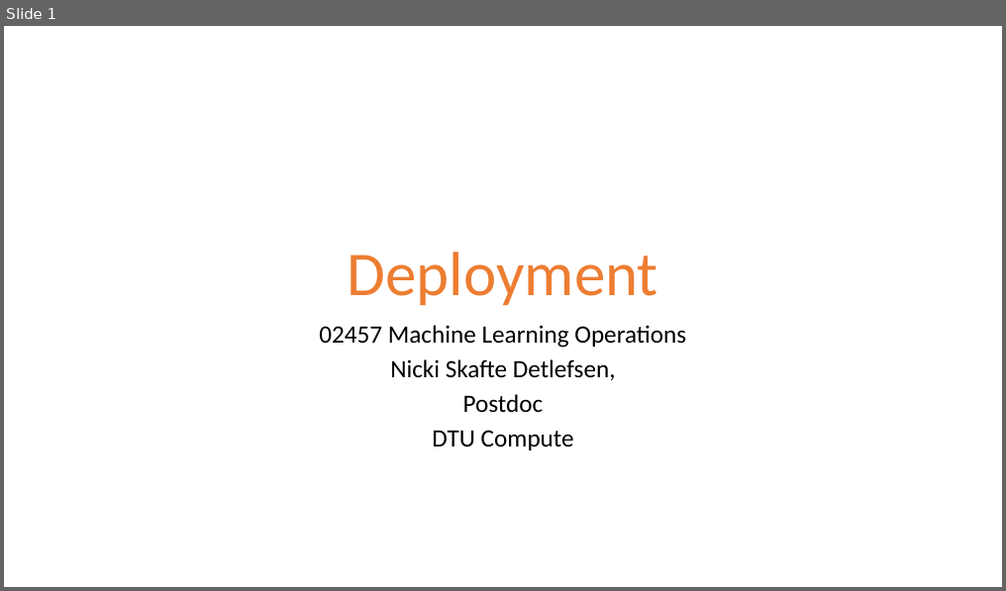
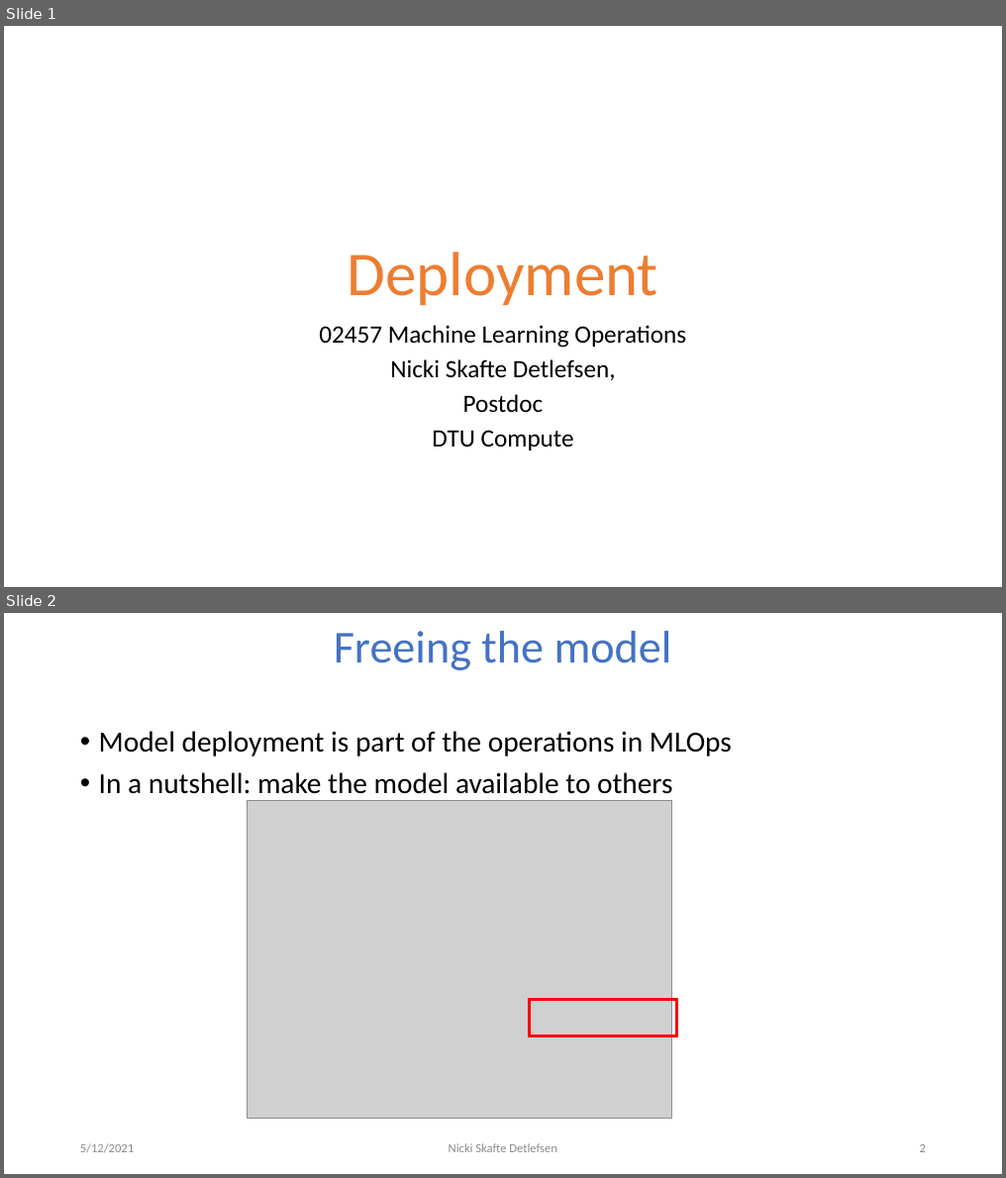
Before and after one commit to DeepEasterbunny/dtu_mlops, a slide deck: 10_deployment/deployment.pptx. Shown one above the other, each under a label of ours: slide 1 before the commit, slides 1 and 2 after it. The pictures are 1006x591 and 1006x1178 pixels, drawn with LibreOffice and Linux fonts; fonts in the diff are those of the drawing; grey boxes stand for pictures; background and template pictures are left out. Boxes give left, top, right and bottom in pixels: in the first picture for what was removed or moved away, otherwise in the second. Text is boxed around its words. In the diff, an @@ line names an element or a change of style, - is before the commit and + after.

```diff
--- a/10_deployment/deployment.pptx
+++ b/10_deployment/deployment.pptx
@@ slide 2 added at <box>4,613,1002,1174</box>, background #FFFFFF @@
@@ title added at <box>334,631,672,670</box>, 44 pt, text #4472C4 @@
+Freeing the model
@@ text added at <box>99,731,732,801</box>, 28 pt, text #000000 @@
+• Model deployment is part of the operations in MLOps
+• In a nutshell: make the model available to others
@@ picture added at <box>248,801,672,1119</box> @@
@@ rectangle added at <box>530,999,677,1036</box>, outline #FF0000 3 pt @@
@@ text added at <box>80,1144,134,1154</box>, 12 pt, text #8C8C8C @@
+5/12/2021
@@ text added at <box>449,1144,557,1153</box>, 12 pt, text #8C8C8C @@
+Nicki Skafte Detlefsen
@@ page number added at <box>920,1145,926,1153</box>, 12 pt, text #8C8C8C @@
+2
```
Also in this commit, not shown: 4 other slides added, 10 other files.
